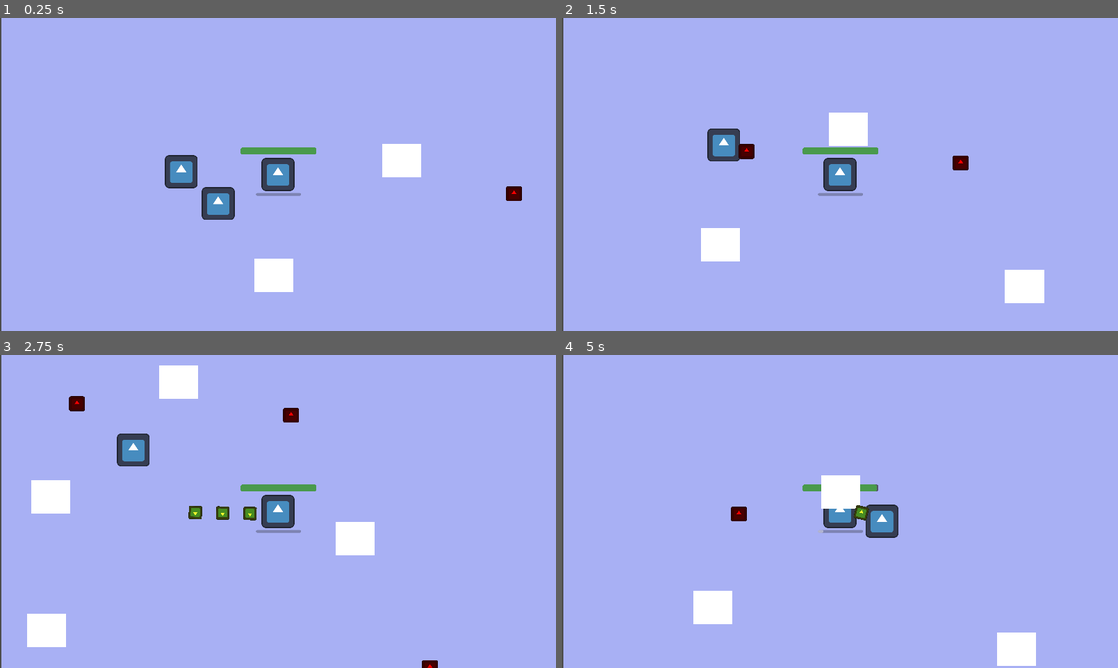
Above: before the commit, frames 1-4 (two rows, left to right).
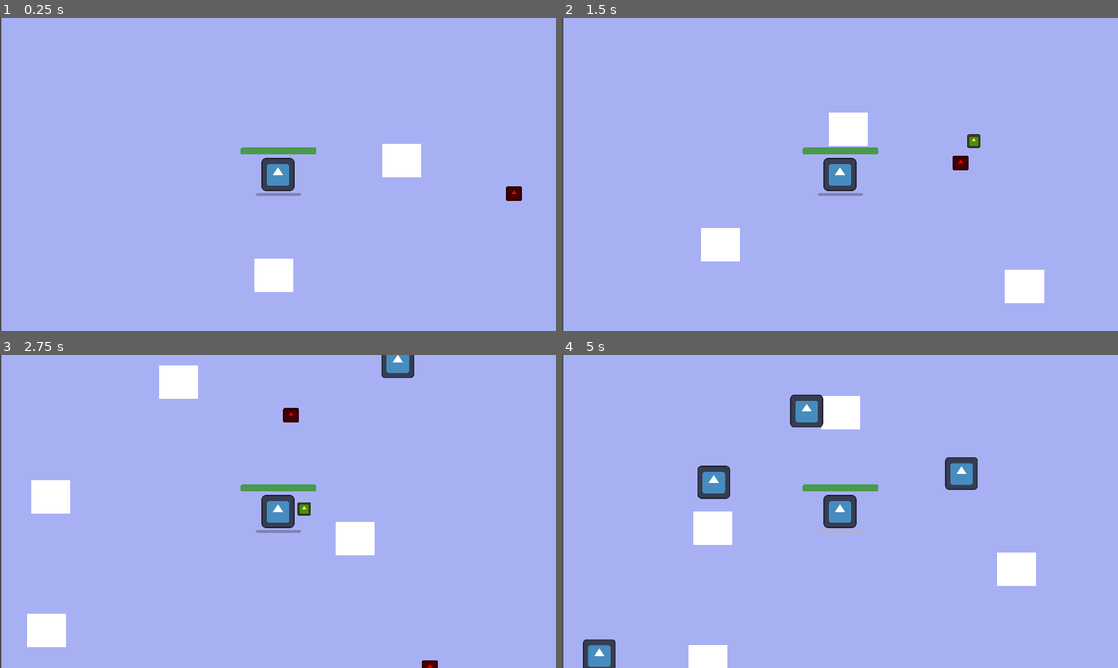
Above: after the commit, the same moments.

Repository: renancarlosdev/go24jam
Game: Godot game, scene res://Scenes/survivor_game.tscn
Same seed, same stepped clock (60 frames per second), same inputs: the game is played once before the commit and once after it. This scene is started directly instead of the project's main scene. The engine's default icon, where the game draws it, is replaced by a stand-in: a white triangle on a blue panel in a dark square.
Inputs (mouse positions are in pixels of both pictures, inside the frame that each line leads up to):
- Up to frame 1 (0.25 s): no input
- Up to frame 2 (1.5 s): hold D (move_right) 0.53-1.28 s; hold S (move_down) from 1.28 s (still down)
- Up to frame 3 (2.75 s): release S (move_down) at 2.03 s; hold D (move_right) from 2.03 s (still down)
- Up to frame 4 (5 s): release D (move_right) at 2.78 s; hold W (move_up) 2.78-3.5 s; click (650, 611) at 3.5 s, where only the run after the commit has a clickable "SELECT"; hold A (move_left) from 4.28 s (still down)

The runs differ from the first frame. In frame 1, 1.2% of the frame differs, in the area x 29-43%, y 43-65%; in frame 2, 0.8%; in frame 3, 1.6%; in frame 4, 8.2%, in the area x 3-86%, y 12-100%.

Commit message:
Implemented level up feature, with a screen to choose an upgrade

Diff:
--- /dev/null
+++ b/Resources/UI/title.tres
@@ -0,0 +1,7 @@
+[gd_resource type="Theme" load_steps=2 format=3 uid="uid://cluu1jwp5aprt"]
+
+[ext_resource type="FontFile" uid="uid://cjkomrx3cchcg" path="res://Assets/UI/Kenney Thick.ttf" id="1_28pqs"]
+
+[resource]
+default_font = ExtResource("1_28pqs")
+default_font_size = 30
--- a/Resources/basic_power.tres
+++ b/Resources/basic_power.tres
@@ -5,4 +5,4 @@
 [resource]
 script = ExtResource("1_kmby4")
 cooldown = 2.0
-p_count = 10
+p_count = 1
--- /dev/null
+++ b/Resources/upgrades/cooldown.tres
@@ -0,0 +1,9 @@
+[gd_resource type="Resource" script_class="upgrade_resource" load_steps=2 format=3 uid="uid://5bomqsdptfk4"]
+
+[ext_resource type="Script" path="res://Scripts/upgrade_resource.gd" id="1_o01pr"]
+
+[resource]
+script = ExtResource("1_o01pr")
+type = 0
+desc = "Cooldown 20% reduction"
+boost = 20.0
--- /dev/null
+++ b/Resources/upgrades/count.tres
@@ -0,0 +1,9 @@
+[gd_resource type="Resource" script_class="upgrade_resource" load_steps=2 format=3 uid="uid://f8xuv8p2lgbs"]
+
+[ext_resource type="Script" path="res://Scripts/upgrade_resource.gd" id="1_cuugm"]
+
+[resource]
+script = ExtResource("1_cuugm")
+type = 2
+desc = "Projectile +1"
+boost = 1.0
--- /dev/null
+++ b/Resources/upgrades/damage.tres
@@ -0,0 +1,9 @@
+[gd_resource type="Resource" script_class="upgrade_resource" load_steps=2 format=3 uid="uid://c7n75vc7tt7wl"]
+
+[ext_resource type="Script" path="res://Scripts/upgrade_resource.gd" id="1_36e2g"]
+
+[resource]
+script = ExtResource("1_36e2g")
+type = 1
+desc = "Damage +1"
+boost = 1.0
--- /dev/null
+++ b/Resources/upgrades/speed.tres
@@ -0,0 +1,9 @@
+[gd_resource type="Resource" script_class="upgrade_resource" load_steps=2 format=3 uid="uid://duwv6qs2plqqp"]
+
+[ext_resource type="Script" path="res://Scripts/upgrade_resource.gd" id="1_kawcf"]
+
+[resource]
+script = ExtResource("1_kawcf")
+type = 3
+desc = "Speed +100"
+boost = 100.0
--- /dev/null
+++ b/Scenes/lvl_up.tscn
@@ -0,0 +1,293 @@
+[gd_scene load_steps=10 format=3 uid="uid://px25xdtql4u5"]
+
+[ext_resource type="Texture2D" uid="uid://bxvb8bm7y5jyp" path="res://Assets/UI/button/white/button_rectangle_border.png" id="1_mvmvu"]
+[ext_resource type="Script" path="res://Scripts/lvl_up.gd" id="1_vvluf"]
+[ext_resource type="Texture2D" uid="uid://jivyt6mcl515" path="res://Assets/icon2.svg" id="2_lu1ln"]
+[ext_resource type="Theme" uid="uid://cluu1jwp5aprt" path="res://Resources/UI/title.tres" id="3_skjje"]
+[ext_resource type="Texture2D" uid="uid://bfxn81iq1y4x1" path="res://Assets/UI/button/white/button_rectangle_depth_gradient.png" id="4_iap5k"]
+[ext_resource type="Texture2D" uid="uid://bxlm35bysyyx6" path="res://Assets/UI/button/white/button_rectangle_gradient.png" id="5_27wrd"]
+[ext_resource type="Texture2D" uid="uid://3m7l6kve11of" path="res://Assets/UI/button/white/button_rectangle_depth_flat.png" id="6_v1mhx"]
+[ext_resource type="FontFile" uid="uid://cjkomrx3cchcg" path="res://Assets/UI/Kenney Thick.ttf" id="7_py8ut"]
+
+[sub_resource type="Theme" id="Theme_fjs2r"]
+default_font_size = 30
+
+[node name="LvlUp" type="Control"]
+process_mode = 3
+layout_mode = 3
+anchors_preset = 15
+anchor_right = 1.0
+anchor_bottom = 1.0
+grow_horizontal = 2
+grow_vertical = 2
+script = ExtResource("1_vvluf")
+
+[node name="ColorRect" type="ColorRect" parent="."]
+layout_mode = 0
+offset_right = 1280.0
+offset_bottom = 720.0
+color = Color(0.270588, 0.270588, 0.270588, 0.65098)
+
+[node name="HBoxContainer" type="HBoxContainer" parent="."]
+layout_mode = 1
+anchors_preset = 15
+anchor_right = 1.0
+anchor_bottom = 1.0
+grow_horizontal = 2
+grow_vertical = 2
+
+[node name="CenterContainer" type="CenterContainer" parent="HBoxContainer"]
+layout_mode = 2
+size_flags_horizontal = 3
+
+[node name="NinePatchRect" type="NinePatchRect" parent="HBoxContainer/CenterContainer"]
+custom_minimum_size = Vector2(350, 630)
+layout_mode = 2
+size_flags_horizontal = 4
+size_flags_vertical = 6
+texture = ExtResource("1_mvmvu")
+patch_margin_left = 8
+patch_margin_top = 8
+patch_margin_right = 8
+patch_margin_bottom = 8
+
+[node name="TextureRect" type="TextureRect" parent="HBoxContainer/CenterContainer/NinePatchRect"]
+layout_mode = 1
+anchors_preset = 8
+anchor_left = 0.5
+anchor_top = 0.5
+anchor_right = 0.5
+anchor_bottom = 0.5
+offset_left = -64.0
+offset_top = -266.0
+offset_right = 64.0
+offset_bottom = -138.0
+grow_horizontal = 2
+grow_vertical = 2
+texture = ExtResource("2_lu1ln")
+
+[node name="Title" type="Label" parent="HBoxContainer/CenterContainer/NinePatchRect"]
+layout_mode = 0
+offset_left = 29.0
+offset_top = 193.0
+offset_right = 320.0
+offset_bottom = 248.0
+theme = ExtResource("3_skjje")
+text = "POWER NAME"
+horizontal_alignment = 1
+vertical_alignment = 1
+
+[node name="Desc" type="Label" parent="HBoxContainer/CenterContainer/NinePatchRect"]
+layout_mode = 0
+offset_left = 10.0
+offset_top = 287.0
+offset_right = 340.0
+offset_bottom = 342.0
+theme = SubResource("Theme_fjs2r")
+text = "Damage +1"
+horizontal_alignment = 1
+vertical_alignment = 1
+autowrap_mode = 1
+
+[node name="Button" type="TextureButton" parent="HBoxContainer/CenterContainer/NinePatchRect"]
+offset_left = 66.0
+offset_top = 512.0
+offset_right = 258.0
+offset_bottom = 576.0
+size_flags_horizontal = 6
+size_flags_vertical = 4
+texture_normal = ExtResource("4_iap5k")
+texture_pressed = ExtResource("5_27wrd")
+texture_hover = ExtResource("6_v1mhx")
+
+[node name="Label" type="Label" parent="HBoxContainer/CenterContainer/NinePatchRect/Button"]
+layout_mode = 1
+anchors_preset = 8
+anchor_left = 0.5
+anchor_top = 0.5
+anchor_right = 0.5
+anchor_bottom = 0.5
+offset_left = -20.0
+offset_top = -11.5
+offset_right = 20.0
+offset_bottom = 11.5
+grow_horizontal = 2
+grow_vertical = 2
+theme_override_colors/font_color = Color(0, 0, 0, 1)
+theme_override_fonts/font = ExtResource("7_py8ut")
+text = "SELECT
+"
+horizontal_alignment = 1
+vertical_alignment = 1
+
+[node name="CenterContainer2" type="CenterContainer" parent="HBoxContainer"]
+layout_mode = 2
+size_flags_horizontal = 3
+
+[node name="NinePatchRect" type="NinePatchRect" parent="HBoxContainer/CenterContainer2"]
+custom_minimum_size = Vector2(350, 630)
+layout_mode = 2
+size_flags_horizontal = 4
+size_flags_vertical = 6
+texture = ExtResource("1_mvmvu")
+patch_margin_left = 8
+patch_margin_top = 8
+patch_margin_right = 8
+patch_margin_bottom = 8
+
+[node name="TextureRect" type="TextureRect" parent="HBoxContainer/CenterContainer2/NinePatchRect"]
+layout_mode = 1
+anchors_preset = 8
+anchor_left = 0.5
+anchor_top = 0.5
+anchor_right = 0.5
+anchor_bottom = 0.5
+offset_left = -64.0
+offset_top = -266.0
+offset_right = 64.0
+offset_bottom = -138.0
+grow_horizontal = 2
+grow_vertical = 2
+texture = ExtResource("2_lu1ln")
+
+[node name="Title" type="Label" parent="HBoxContainer/CenterContainer2/NinePatchRect"]
+layout_mode = 0
+offset_left = 29.0
+offset_top = 193.0
+offset_right = 320.0
+offset_bottom = 248.0
+theme = ExtResource("3_skjje")
+text = "POWER NAME"
+horizontal_alignment = 1
+vertical_alignment = 1
+
+[node name="Desc" type="Label" parent="HBoxContainer/CenterContainer2/NinePatchRect"]
+layout_mode = 0
+offset_left = 10.0
+offset_top = 287.0
+offset_right = 340.0
+offset_bottom = 342.0
+theme = SubResource("Theme_fjs2r")
+text = "Damage +1"
+horizontal_alignment = 1
+vertical_alignment = 1
+autowrap_mode = 1
+
+[node name="Button" type="TextureButton" parent="HBoxContainer/CenterContainer2/NinePatchRect"]
+offset_left = 66.0
+offset_top = 512.0
+offset_right = 258.0
+offset_bottom = 576.0
+size_flags_horizontal = 6
+size_flags_vertical = 4
+texture_normal = ExtResource("4_iap5k")
+texture_pressed = ExtResource("5_27wrd")
+texture_hover = ExtResource("6_v1mhx")
+
+[node name="Label" type="Label" parent="HBoxContainer/CenterContainer2/NinePatchRect/Button"]
+layout_mode = 1
+anchors_preset = 8
+anchor_left = 0.5
+anchor_top = 0.5
+anchor_right = 0.5
+anchor_bottom = 0.5
+offset_left = -20.0
+offset_top = -11.5
+offset_right = 20.0
+offset_bottom = 11.5
+grow_horizontal = 2
+grow_vertical = 2
+theme_override_colors/font_color = Color(0, 0, 0, 1)
+theme_override_fonts/font = ExtResource("7_py8ut")
+text = "SELECT
+"
+horizontal_alignment = 1
+vertical_alignment = 1
+
+[node name="CenterContainer3" type="CenterContainer" parent="HBoxContainer"]
+layout_mode = 2
+size_flags_horizontal = 3
+
+[node name="NinePatchRect" type="NinePatchRect" parent="HBoxContainer/CenterContainer3"]
+custom_minimum_size = Vector2(350, 630)
+layout_mode = 2
+size_flags_horizontal = 4
+size_flags_vertical = 6
+texture = ExtResource("1_mvmvu")
+patch_margin_left = 8
+patch_margin_top = 8
+patch_margin_right = 8
+patch_margin_bottom = 8
+
+[node name="TextureRect" type="TextureRect" parent="HBoxContainer/CenterContainer3/NinePatchRect"]
+layout_mode = 1
+anchors_preset = 8
+anchor_left = 0.5
+anchor_top = 0.5
+anchor_right = 0.5
+anchor_bottom = 0.5
+offset_left = -64.0
+offset_top = -266.0
+offset_right = 64.0
+offset_bottom = -138.0
+grow_horizontal = 2
+grow_vertical = 2
+texture = ExtResource("2_lu1ln")
+
+[node name="Title" type="Label" parent="HBoxContainer/CenterContainer3/NinePatchRect"]
+layout_mode = 0
+offset_left = 29.0
+offset_top = 193.0
+offset_right = 320.0
+offset_bottom = 248.0
+theme = ExtResource("3_skjje")
+text = "POWER NAME"
+horizontal_alignment = 1
+vertical_alignment = 1
+
+[node name="Desc" type="Label" parent="HBoxContainer/CenterContainer3/NinePatchRect"]
+layout_mode = 0
+offset_left = 10.0
+offset_top = 287.0
+offset_right = 340.0
+offset_bottom = 342.0
+theme = SubResource("Theme_fjs2r")
+text = "Damage +1"
+horizontal_alignment = 1
+vertical_alignment = 1
+autowrap_mode = 1
+
+[node name="Button" type="TextureButton" parent="HBoxContainer/CenterContainer3/NinePatchRect"]
+offset_left = 66.0
+offset_top = 512.0
+offset_right = 258.0
+offset_bottom = 576.0
+size_flags_horizontal = 6
+size_flags_vertical = 4
+texture_normal = ExtResource("4_iap5k")
+texture_pressed = ExtResource("5_27wrd")
+texture_hover = ExtResource("6_v1mhx")
+
+[node name="Label" type="Label" parent="HBoxContainer/CenterContainer3/NinePatchRect/Button"]
+layout_mode = 1
+anchors_preset = 8
+anchor_left = 0.5
+anchor_top = 0.5
+anchor_right = 0.5
+anchor_bottom = 0.5
+offset_left = -20.0
+offset_top = -11.5
+offset_right = 20.0
+offset_bottom = 11.5
+grow_horizontal = 2
+grow_vertical = 2
+theme_override_colors/font_color = Color(0, 0, 0, 1)
+theme_override_fonts/font = ExtResource("7_py8ut")
+text = "SELECT
+"
+horizontal_alignment = 1
+vertical_alignment = 1
+
+[connection signal="pressed" from="HBoxContainer/CenterContainer/NinePatchRect/Button" to="." method="_on_button1_pressed"]
+[connection signal="pressed" from="HBoxContainer/CenterContainer2/NinePatchRect/Button" to="." method="_on_button2_pressed"]
+[connection signal="pressed" from="HBoxContainer/CenterContainer3/NinePatchRect/Button" to="." method="_on_button3_pressed"]
--- a/Scenes/mob.tscn
+++ b/Scenes/mob.tscn
@@ -9,6 +9,7 @@
 [node name="mob" type="CharacterBody2D"]
 collision_layer = 2
 collision_mask = 3
+platform_floor_layers = 0
 script = ExtResource("1_w68u0")
 
 [node name="mob_animation" parent="." instance=ExtResource("2_wd5do")]
--- a/Scenes/player.tscn
+++ b/Scenes/player.tscn
@@ -29,6 +29,7 @@
 radius = 55.2268
 
 [node name="Player" type="CharacterBody2D"]
+platform_floor_layers = 0
 script = ExtResource("1_ox8j3")
 
 [node name="test sprite" type="Sprite2D" parent="."]
--- a/Scenes/power.tscn
+++ b/Scenes/power.tscn
@@ -1,16 +1,18 @@
-[gd_scene load_steps=4 format=3 uid="uid://bnim6pmp0nbqt"]
+[gd_scene load_steps=5 format=3 uid="uid://bnim6pmp0nbqt"]
 
 [ext_resource type="Script" path="res://Scripts/power.gd" id="1_hl6ue"]
 [ext_resource type="Resource" uid="uid://c8usk8adyejva" path="res://Resources/basic_power.tres" id="2_dfuox"]
+[ext_resource type="Resource" uid="uid://ba6u8v7208lwu" path="res://Resources/basic_projectile.tres" id="3_wltny"]
 
 [sub_resource type="CircleShape2D" id="CircleShape2D_dqotd"]
-radius = 360.0
+radius = 615.235
 
 [node name="Power" type="Area2D"]
 collision_layer = 0
 collision_mask = 2
 script = ExtResource("1_hl6ue")
 res = ExtResource("2_dfuox")
+res_projectile = ExtResource("3_wltny")
 
 [node name="CollisionShape2D" type="CollisionShape2D" parent="."]
 shape = SubResource("CircleShape2D_dqotd")
--- a/Scenes/survivor_game.tscn
+++ b/Scenes/survivor_game.tscn
@@ -1,9 +1,15 @@
-[gd_scene load_steps=5 format=3 uid="uid://dwbe3etyw1kgr"]
+[gd_scene load_steps=6 format=3 uid="uid://dwbe3etyw1kgr"]
 
 [ext_resource type="PackedScene" uid="uid://sjyppauxwcuj" path="res://Scenes/player.tscn" id="1_rjdyc"]
 [ext_resource type="Script" path="res://Scripts/game.gd" id="1_vgual"]
-[ext_resource type="PackedScene" uid="uid://disp7unepkjef" path="res://Scenes/mob.tscn" id="2_j40ol"]
 [ext_resource type="PackedScene" uid="uid://s3qjianixct4" path="res://Scenes/exp_token.tscn" id="3_u0hq1"]
+[ext_resource type="PackedScene" uid="uid://px25xdtql4u5" path="res://Scenes/lvl_up.tscn" id="3_vnl2t"]
+
+[sub_resource type="Curve2D" id="Curve2D_u1628"]
+_data = {
+"points": PackedVector2Array(0, 0, 0, 0, -1287, -696, 0, 0, 0, 0, 1322, -705, 0, 0, 0, 0, 1331, 729, 0, 0, 0, 0, -1297, 717, 0, 0, 0, 0, -1287, -696)
+}
+point_count = 5
 
 [node name="Game" type="Node2D"]
 script = ExtResource("1_vgual")
@@ -11,21 +17,13 @@
 [node name="Player" parent="." instance=ExtResource("1_rjdyc")]
 position = Vector2(668, 150)
 
-[node name="mob" parent="." instance=ExtResource("2_j40ol")]
-position = Vector2(370, 294)
+[node name="Path2D" type="Path2D" parent="Player"]
+curve = SubResource("Curve2D_u1628")
 
-[node name="CanvasLayer" type="CanvasLayer" parent="."]
-layer = -30
-
-[node name="ColorRect" type="ColorRect" parent="CanvasLayer"]
-offset_left = 4.0
-offset_top = -4.0
-offset_right = 2298.0
-offset_bottom = 1367.0
-color = Color(0.656472, 0.689557, 0.954473, 1)
-
-[node name="mob2" parent="." instance=ExtResource("2_j40ol")]
-position = Vector2(218.592, 134.342)
+[node name="PathFollow2D" type="PathFollow2D" parent="Player/Path2D"]
+unique_name_in_owner = true
+position = Vector2(-1287, -696)
+rotation = -0.00344958
 
 [node name="ExpToken" parent="." instance=ExtResource("3_u0hq1")]
 position = Vector2(1589, 225)
@@ -38,6 +36,7 @@
 offset_top = 479.0
 offset_right = 728.0
 offset_bottom = 609.0
+metadata/_edit_use_anchors_ = true
 
 [node name="Pillar3" type="ColorRect" parent="."]
 offset_left = 558.0
@@ -50,9 +49,32 @@
 offset_top = 30.0
 offset_right = 1226.0
 offset_bottom = 160.0
+metadata/_edit_use_anchors_ = true
 
 [node name="Pillar2" type="ColorRect" parent="."]
 offset_left = 1762.0
 offset_top = 641.0
 offset_right = 1914.0
 offset_bottom = 771.0
+
+[node name="MobTimer" type="Timer" parent="."]
+autostart = true
+
+[node name="CanvasLayer" type="CanvasLayer" parent="."]
+layer = -30
+
+[node name="ColorRect" type="ColorRect" parent="CanvasLayer"]
+offset_left = 4.0
+offset_top = -4.0
+offset_right = 2298.0
+offset_bottom = 1367.0
+color = Color(0.656472, 0.689557, 0.954473, 1)
+
+[node name="Screens" type="CanvasLayer" parent="."]
+layer = 128
+
+[node name="LvlUp" parent="Screens" instance=ExtResource("3_vnl2t")]
+unique_name_in_owner = true
+visible = false
+
+[connection signal="timeout" from="MobTimer" to="." method="_on_mob_timer_timeout"]
--- a/Scripts/SceneManager.gd
+++ b/Scripts/SceneManager.gd
@@ -1,6 +1,8 @@
 extends Node
 
 var scene_instance
+
+enum UPGRADE_TYPE {COOLDOWN,DAMAGE,COUNT,SPEED}#ADD RANGE
 
 const FADE_TRANSITION = preload("res://Scenes/fade_transition.tscn")
 
--- a/Scripts/game.gd
+++ b/Scripts/game.gd
@@ -1,12 +1,59 @@
 extends Node2D
 
 @onready var player: CharacterBody2D = $Player
+#@onready var lvl_up: Control = $CanvasLayer/LvlUp
 
+var upgrades
 
 func _ready() -> void:
 	player.killed.connect(_on_player_killed)
+	player.leveled_up.connect(_on_player_leveled_up)
+	%LvlUp.upgrade_finished.connect(_on_upgrade_finished)
 
+func _spawn_mob():
+	const MOB = preload("res://Scenes/mob.tscn")
+	var new_mob = MOB.instantiate()
+
+	%PathFollow2D.progress_ratio = randf()
+	new_mob.global_position = %PathFollow2D.global_position
+	add_child(new_mob)
 
 func _on_player_killed():
 	print("dead")
 	pass
+
+
+func _on_mob_timer_timeout() -> void:
+	_spawn_mob()
+
+func _on_upgrade_finished(num):
+	var power = player.get_node("Power")
+
+	match upgrades[num].type:
+		SceneManager.UPGRADE_TYPE.COOLDOWN:
+			power.res.cooldown = (power.res.cooldown  * upgrades[num].boost) / 100
+		SceneManager.UPGRADE_TYPE.COUNT:
+			power.res.p_count += upgrades[num].boost
+		SceneManager.UPGRADE_TYPE.DAMAGE:
+			power.res_projectile.damage += upgrades[num].boost
+		SceneManager.UPGRADE_TYPE.SPEED:
+			power.res_projectile.speed += upgrades[num].boost
+
+	#print(power.res_projectile.speed)
+
+func _on_player_leveled_up():
+
+
+	var upgrade1 = load("res://Resources/upgrades/"+SceneManager.UPGRADE_TYPE.keys().pick_random().to_lower()+".tres")
+	var upgrade2 = load("res://Resources/upgrades/"+SceneManager.UPGRADE_TYPE.keys().pick_random().to_lower()+".tres")
+	var upgrade3 = load("res://Resources/upgrades/"+SceneManager.UPGRADE_TYPE.keys().pick_random().to_lower()+".tres")
+
+	upgrades = []
+	upgrades.append(upgrade1)
+	upgrades.append(upgrade2)
+	upgrades.append(upgrade3)
+
+	%LvlUp.upgrades = upgrades
+	%LvlUp.fill_upgrades()
+	get_tree().paused = true
+	%LvlUp.show()
--- /dev/null
+++ b/Scripts/lvl_up.gd
@@ -0,0 +1,65 @@
+extends Control
+
+var upgrades
+
+@onready var center_container: CenterContainer = $HBoxContainer/CenterContainer
+@onready var center_container_2: CenterContainer = $HBoxContainer/CenterContainer2
+@onready var center_container_3: CenterContainer = $HBoxContainer/CenterContainer3
+
+
+@onready var texture_rect1: TextureRect = $HBoxContainer/CenterContainer/NinePatchRect/TextureRect
+@onready var texture_rect2: TextureRect = $HBoxContainer/CenterContainer2/NinePatchRect/TextureRect
+@onready var texture_rect3: TextureRect = $HBoxContainer/CenterContainer3/NinePatchRect/TextureRect
+
+@onready var title1: Label = $HBoxContainer/CenterContainer/NinePatchRect/Title
+@onready var title2: Label = $HBoxContainer/CenterContainer2/NinePatchRect/Title
+@onready var title3: Label = $HBoxContainer/CenterContainer3/NinePatchRect/Title
+
+@onready var desc1: Label = $HBoxContainer/CenterContainer/NinePatchRect/Desc
+@onready var desc2: Label = $HBoxContainer/CenterContainer2/NinePatchRect/Desc
+@onready var desc3: Label = $HBoxContainer/CenterContainer3/NinePatchRect/Desc
+
+signal upgrade_finished(num)
+
+
+func _ready() -> void:
+	pass
+
+
+func fill_upgrades():
+
+	var containers = [center_container,center_container_2,center_container_3]
+	var textures = [texture_rect1,texture_rect2,texture_rect3]
+	var titles = [title1,title2,title3]
+	var descs = [desc1,desc2,desc3]
+
+
+	var i = 0
+
+	for upgrade in upgrades:
+		containers[i].show()
+		textures[i].texture = load("res://Assets/icon2.svg") #load("res://Assets/upgrades/"+SceneManager.UPGRADE_TYPE.keys()[upgrade.TYPE] +".svg")
+		titles[i].text = SceneManager.UPGRADE_TYPE.keys()[upgrade.type]
+		descs[i].text = upgrade.desc
+		i += 1
+	pass
+
+func _on_button1_pressed() -> void:
+	upgrade_finished.emit(0)
+	get_tree().paused = false
+	%LvlUp.hide()
+	pass # Replace with function body.
+
+
+func _on_button2_pressed() -> void:
+	upgrade_finished.emit(1)
+	get_tree().paused = false
+	%LvlUp.hide()
+	pass # Replace with function body.
+
+
+func _on_button3_pressed() -> void:
+	upgrade_finished.emit(2)
+	get_tree().paused = false
+	%LvlUp.hide()
+	pass # Replace with function body.
--- a/Scripts/player.gd
+++ b/Scripts/player.gd
@@ -1,10 +1,11 @@
 extends CharacterBody2D
 
-var exp = 0
+var exp = 95
 var lvl = 0
 var hp = 100.0
 
 signal killed
+signal leveled_up
 
 func _physics_process(delta: float) -> void:
 	var direction = Input.get_vector("move_left", "move_right", "move_up", "move_down")
@@ -34,3 +35,6 @@
 func _on_exp_obtained(points):
 	exp += points
 	%EXPProgressBar.value = exp
+
+	if exp >= 100:
+		leveled_up.emit()
--- a/Scripts/power.gd
+++ b/Scripts/power.gd
@@ -1,6 +1,7 @@
 extends Area2D
 
 @export var res: power_resource
+@export var res_projectile: projectile_resource
 
 func _ready() -> void:
 	%Cooldown.wait_time = res.cooldown
@@ -18,7 +19,7 @@
 
 	var new_projectile = PROJECTILE.instantiate()
 
-	new_projectile.res = load("res://Resources/basic_projectile.tres")
+	new_projectile.res = res_projectile#load("res://Resources/basic_projectile.tres")
 
 	new_projectile.global_position = %ShootingPoint.global_position
 	new_projectile.global_rotation = %ShootingPoint.global_rotation
--- /dev/null
+++ b/Scripts/upgrade_resource.gd
@@ -0,0 +1,8 @@
+extends Resource
+
+class_name upgrade_resource
+
+
+@export var type: SceneManager.UPGRADE_TYPE
+@export var desc: String
+@export var boost: float
Binary file added: Assets/UI/Kenney Thick.ttf
Not shown, added: Assets/UI/Kenney Thick.ttf.import
